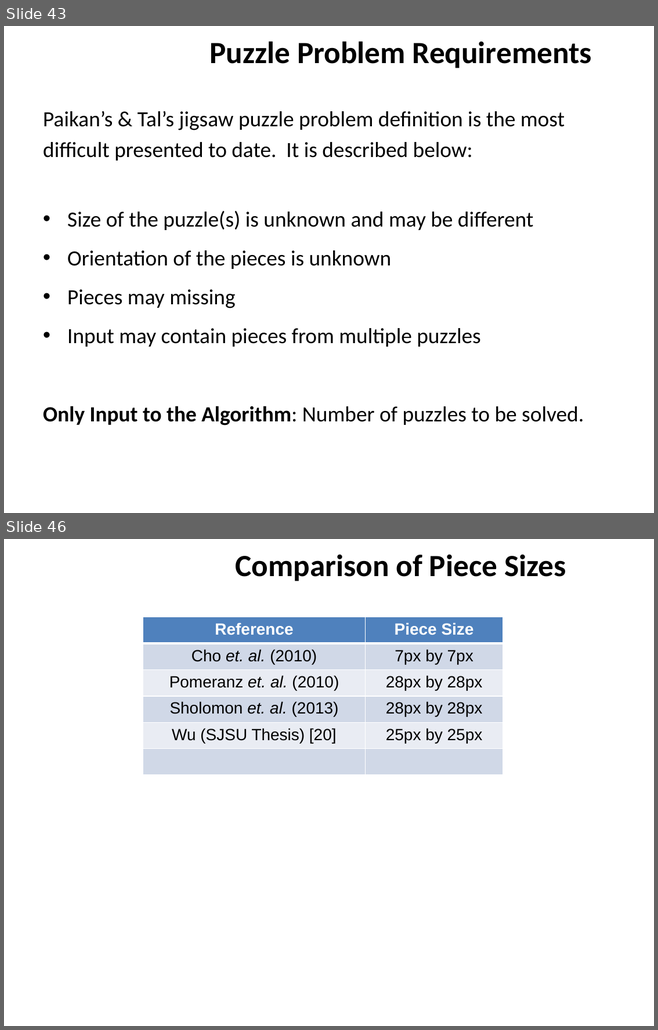
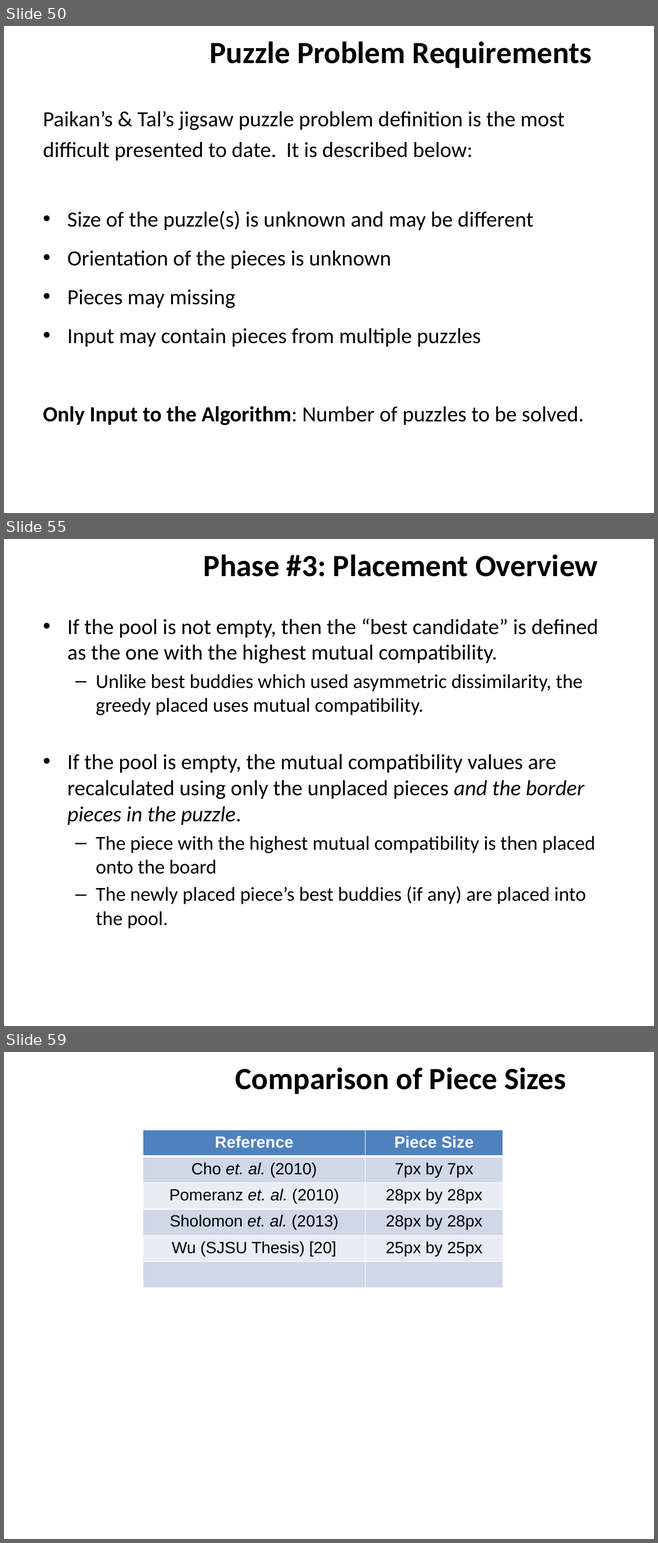
Before and after one commit to ZaydH/sjsu_thesis, a slide deck: Papers/Zayd_Hammoudeh_-_Square_Jigsaw_Puzzle_Problem_Literature_Review.pptx. Shown one above the other, each under a label of ours: slides 43 and 46 before the commit, slides 50, 55 and 59 after it; the slides between them are not shown. The pictures are 658x1030 and 658x1543 pixels, drawn with LibreOffice and Linux fonts; fonts in the diff are those of the drawing; background and template pictures are left out. Boxes give left, top, right and bottom in pixels: in the first picture for what was removed or moved away, otherwise in the second. Text is boxed around its words. In the diff, an @@ line names an element or a change of style, - is before the commit and + after.

```diff
--- a/Papers/Zayd_Hammoudeh_-_Square_Jigsaw_Puzzle_Problem_Literature_Review.pptx
+++ b/Papers/Zayd_Hammoudeh_-_Square_Jigsaw_Puzzle_Problem_Literature_Review.pptx
@@ slide 55 added at (4, 539, 654, 1026), background #FFFFFF @@
@@ title added at (204, 554, 597, 577), 34.2 pt, text #000000, bold @@
+Phase #3: Placement Overview
@@ text added at (67, 618, 598, 929), 22 pt, text #000000 @@
+• If the pool is not empty, then the “best candidate” is defined as the one with the highest mutual compatibility.
+  – Unlike best buddies which used asymmetric dissimilarity, the greedy placed uses mutual compatibility.
+• If the pool is empty, the mutual compatibility values are recalculated using only the unplaced pieces and the border pieces in the puzzle.
+  – The piece with the highest mutual compatibility is then placed onto the board
+  – The newly placed piece’s best buddies (if any) are placed into the pool.
@@ what was slide 43 is now slide 50 @@
@@ what was slide 46 is now slide 59 @@
```
Also in this commit, not shown: 1 slide changed, 13 other slides added, 1 slide removed, 1 other file.
